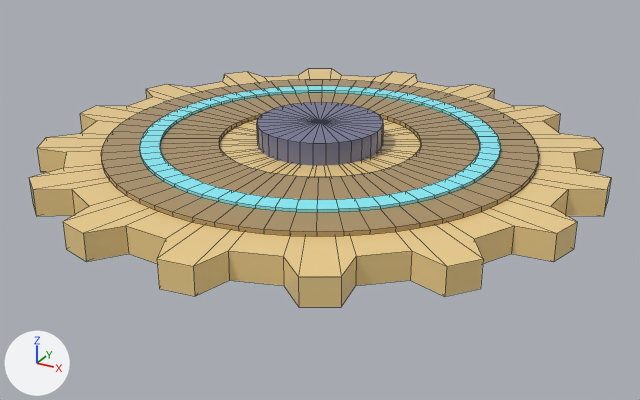
The OBJ model Assets/_Game/Stage/Models/Stage03_Gear/Gear_Gate.obj as it was, and as the next commit left it.
Rendered twice from a camera (50 mm lens) standing at (2.89, -5.26, 2.36) and looking at (0.06, -0.12, -0.21). The lights are fixed; the arrows at lower left show +X, +Y and +Z. The picture after the commit comes second. Mesh edges are drawn as thin lines. Where no turn or scale is listed for an object, it has been applied to the vertices. Vertices at exactly the same position are counted once.

Script lines for the objects in view, before the commit:
```python
mat_g3_brass = principled_material('G3_Brass')
mat_g3_brass.base_color = (0.42, 0.29, 0.13)  # brown #ad9365
mat_g3_brass.roughness = 0.0
mat_g3_glowcyan = principled_material('G3_GlowCyan')
mat_g3_glowcyan.base_color = (0.25, 0.9, 1.0)  # cyan #89f3ff
mat_g3_glowcyan.roughness = 0.0
mat_g3_gold = principled_material('G3_Gold')
mat_g3_gold.base_color = (0.88, 0.64, 0.27)  # beige #f1d18e
mat_g3_gold.roughness = 0.0
mat_g3_steel = principled_material('G3_Steel')
mat_g3_steel.base_color = (0.17, 0.18, 0.3)  # greyish blue #737695
mat_g3_steel.roughness = 0.0
me_gear_gate = bpy.data.meshes.new('Gear_Gate')
me_gear_gate.from_pydata(...)  # 707 vertices, 640 faces; spans x -2.0..2.0, y -2.0..2.0, z 0.0..0.34
# faces by material slot: [192, 192, 64, 192]
me_gear_gate.materials.append(mat_g3_gold)  # beige #f1d18e
me_gear_gate.materials.append(mat_g3_brass)  # brown #ad9365
me_gear_gate.materials.append(mat_g3_steel)  # greyish blue #737695
me_gear_gate.materials.append(mat_g3_glowcyan)  # cyan #89f3ff
ob_gear_gate = bpy.data.objects.new('Gear_Gate', me_gear_gate)
ob_gear_gate.location = (0.0, 0.0, 0.0)
```
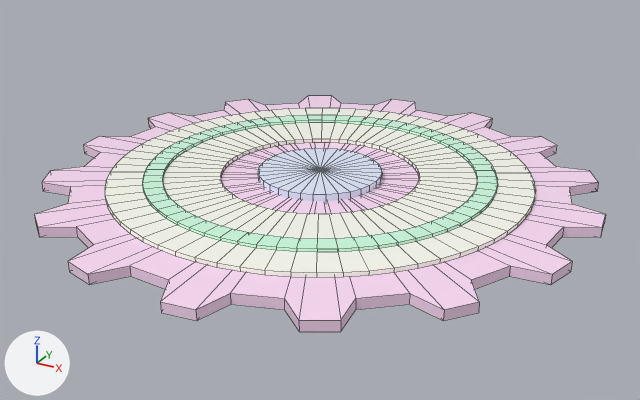
Boxes [x1, y1, x2, y2] around the edits, measured in the pictures (640 x 400 px; the box of a moved part takes in the faces that stretch with it):
'Gear_Gate', recoloured, reshaped
    before: [29, 69, 611, 307]
    after: [34, 96, 606, 332]
part 1 of me_gear_gate, moved or reshaped
    before: [29, 69, 611, 307]
    after: [34, 96, 606, 332]
part 2 of me_gear_gate, moved or reshaped
    before: [101, 80, 539, 236]
    after: [105, 108, 536, 277]
part 3 of me_gear_gate, moved or reshaped
    before: [256, 103, 383, 166]
    after: [258, 148, 382, 201]
part 4 of me_gear_gate, moved or reshaped
    before: [139, 86, 501, 212]
    after: [142, 115, 498, 252]

The edits, one by one:
Material 'G3_Gold' (mat_g3_gold) changes colour from beige #f1d18e to pale pink #ffdef9; in linear values from (0.88, 0.64, 0.27) to (1.0, 0.73, 0.95).
Material 'G3_Brass' (mat_g3_brass) changes colour from brown #ad9365 to white #fefff3; in linear values from (0.42, 0.29, 0.13) to (0.99, 1.0, 0.9).
Material 'G3_Steel' (mat_g3_steel) changes colour from greyish blue #737695 to pale blue #e2ebff; in linear values from (0.17, 0.18, 0.3) to (0.76, 0.83, 1.0).
Material 'G3_GlowCyan' (mat_g3_glowcyan) changes colour from cyan #89f3ff to green #d0ffe2; in linear values from (0.25, 0.9, 1.0) to (0.63, 1.0, 0.76).
me_gear_gate is used by ob_gear_gate; location (0.0, 0.0, 0.0).
me_gear_gate had 707 vertices, 640 faces and spanned x -2.0..2.0, y -2.0..2.0, z 0.0..0.34.
me_gear_gate now has 707 vertices, 640 faces and spans x -2.0..2.0, y -2.0..2.0, z -0.15..-0.03.
me_gear_gate part 1: the loose piece of 130 vertices spanning x -2.0..2.0, y -2.0..2.0, z 0.0..0.18 is scaled about its middle by (1, 1, 0.389), then moved by (0.0, 0.0, -0.21).
me_gear_gate part 2: the loose piece of 256 vertices spanning x -1.53..1.53, y -1.53..1.53, z 0.18..0.21 is moved by (0.0, 0.0, -0.26).
me_gear_gate part 3: the loose piece of 65 vertices spanning x -0.45..0.45, y -0.45..0.45, z 0.0..0.34 is scaled about its middle by (1, 1, 0.353), then moved by (0.0, 0.0, -0.26).
me_gear_gate part 4: the loose piece of 256 vertices spanning x -1.27..1.27, y -1.27..1.27, z 0.21..0.23 is moved by (0.0, 0.0, -0.26).
